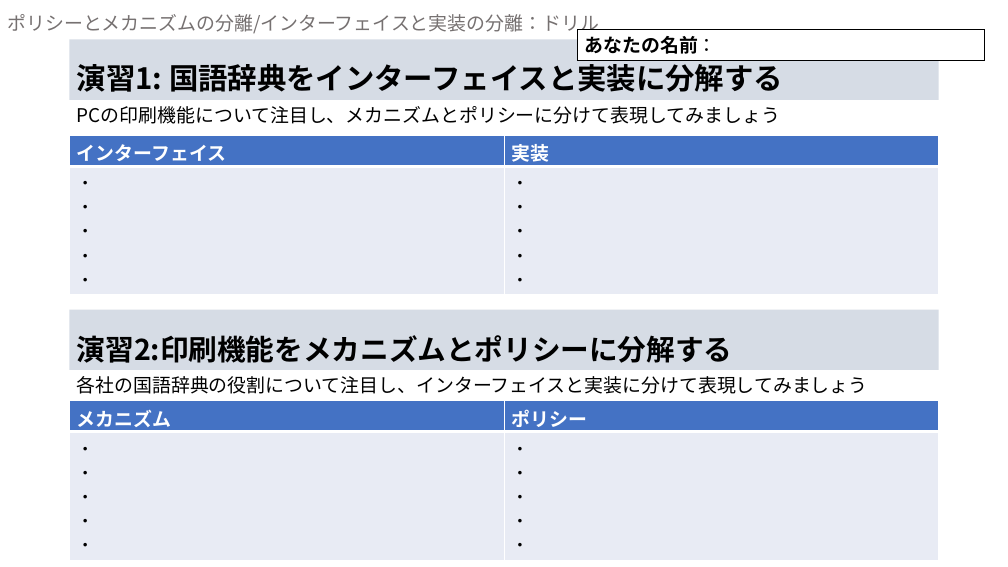
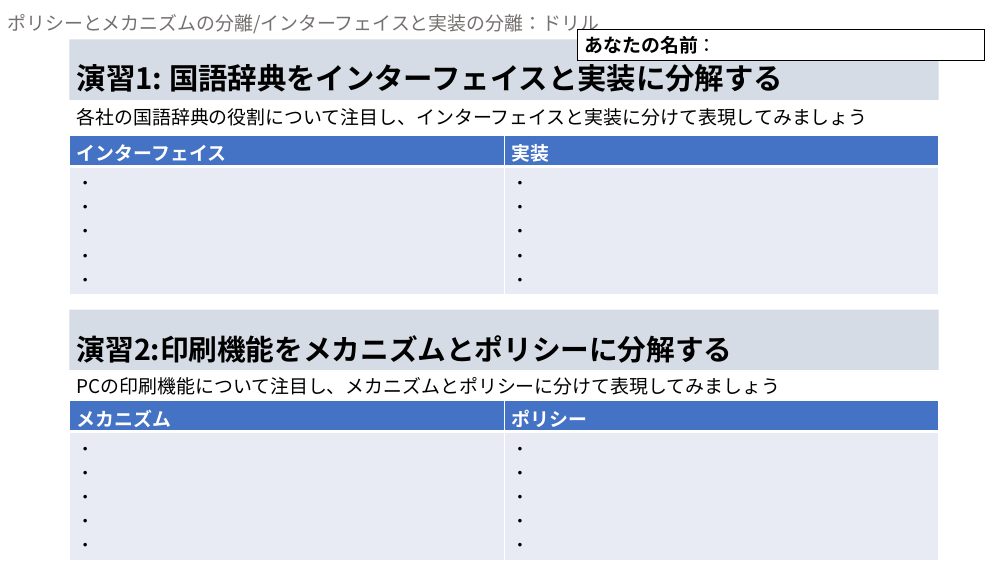
Before and after one commit to hirohitokato/DesigningKatas, a slide deck: slide 1 of 01-basics/exercises/16-segmentation_principles.pptx. Drawn at 1008x567 pixels with LibreOffice and Linux fonts; fonts in the diff are those of the drawing. Boxes give left, top, right and bottom in pixels: in the first picture for what was removed or moved away, otherwise in the second. Text is boxed around its words. In the diff, an @@ line names an element or a change of style, - is before the commit and + after.

```diff
--- a/01-basics/exercises/16-segmentation_principles.pptx
+++ b/01-basics/exercises/16-segmentation_principles.pptx
@@ text "各社の国語辞典の役割について注目し、インターフェイスと実装に分けて表現してみましょう": place and size @@
-text "各社の国語辞典の役割について注目し、インターフェイスと実装に分けて表現してみましょう" at box(77, 376, 868, 394)
+text "各社の国語辞典の役割について注目し、インターフェイスと実装に分けて表現してみましょう" at box(77, 108, 868, 126)
@@ text "PCの印刷機能について注目し、メカニズムとポリシーに分けて表現してみましょう": place and size @@
-text "PCの印刷機能について注目し、メカニズムとポリシーに分けて表現してみましょう" at box(77, 106, 780, 124)
+text "PCの印刷機能について注目し、メカニズムとポリシーに分けて表現してみましょう" at box(77, 377, 780, 395)
```
Also in this commit, not shown: 3 other files.
